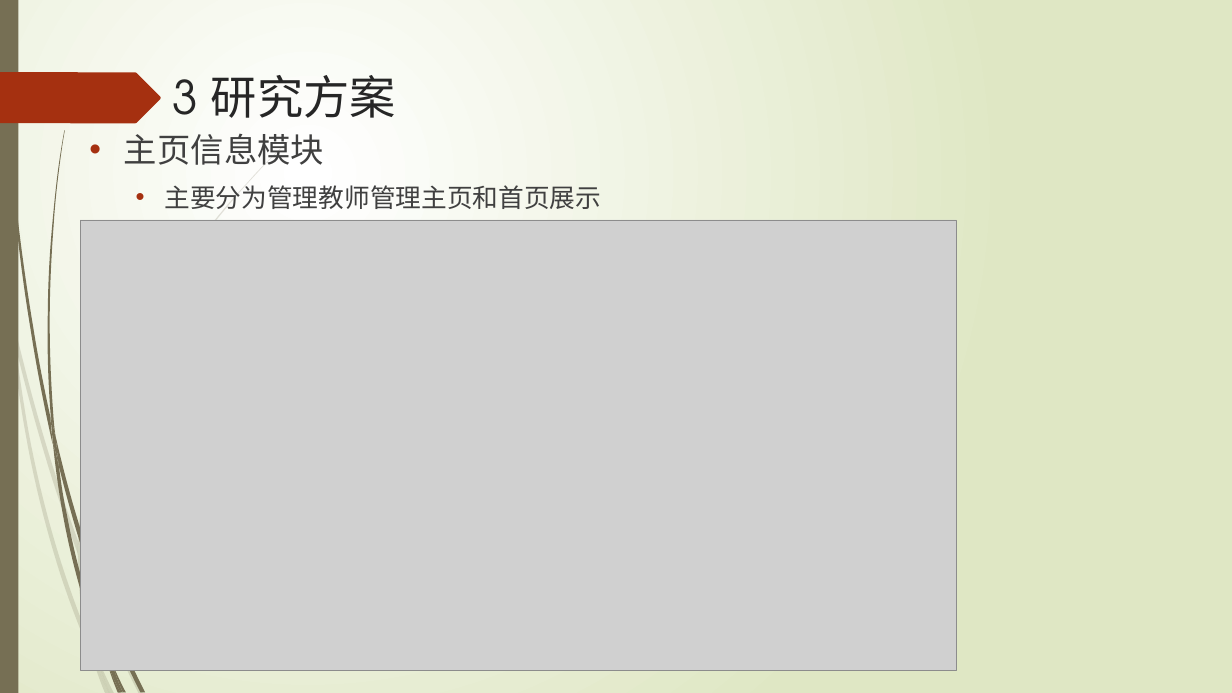
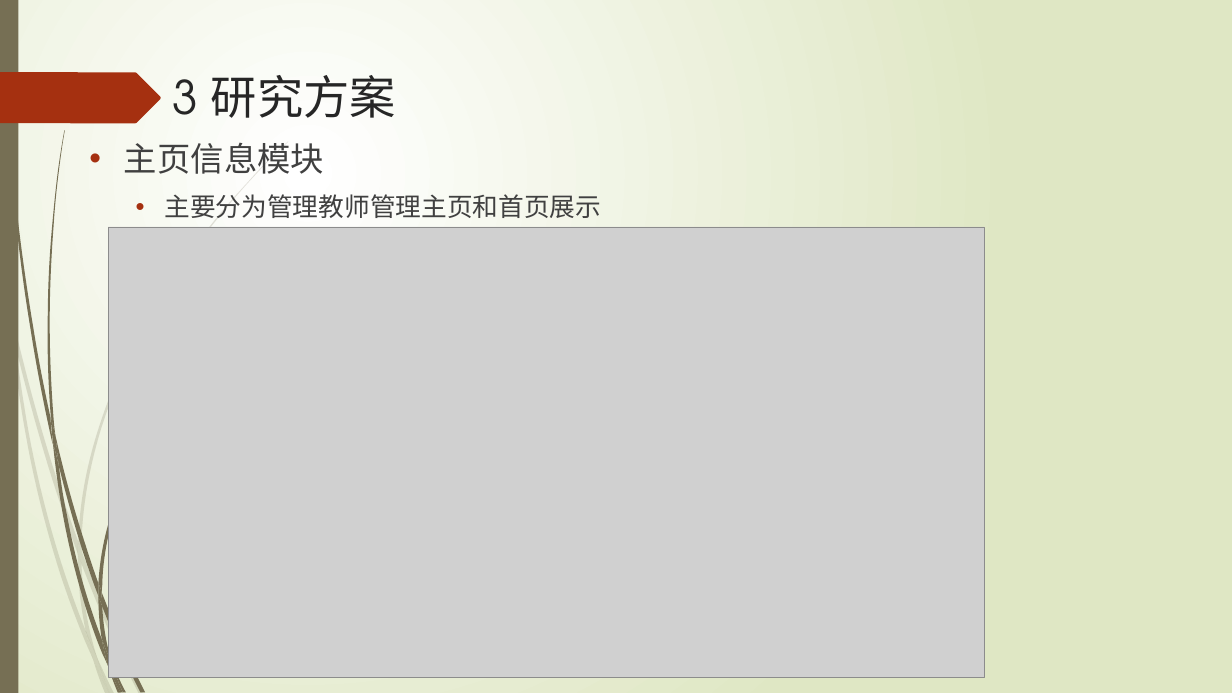
Before and after one commit to liuzhuocpp/liuzhuo_midterm_report, a slide deck: slide 15 of 刘卓中期报告.pptx. Drawn at 1232x693 pixels with LibreOffice and Linux fonts; fonts in the diff are those of the drawing; grey boxes stand for pictures. Boxes give left, top, right and bottom in pixels: in the first picture for what was removed or moved away, otherwise in the second. Text is boxed around its words. In the diff, an @@ line names an element or a change of style, - is before the commit and + after.

```diff
--- a/刘卓中期报告.pptx
+++ b/刘卓中期报告.pptx
@@ text "主页信息模块": place and size @@
-text "主页信息模块" at [124, 134, 601, 209]
+text "主页信息模块" at [124, 143, 601, 218]
@@ picture: place and size @@
-picture at [80, 220, 957, 671]
+picture at [108, 227, 984, 678]
@@ freeform shape added at [98, 318, 240, 592], fill #766F54 @@
@@ freeform shape added at [98, 596, 112, 665], fill #766F54 @@
@@ freeform shape added at [98, 583, 102, 606], fill #766F54 @@
```
Also in this commit, not shown: 7 other slides changed, 1 other file.
